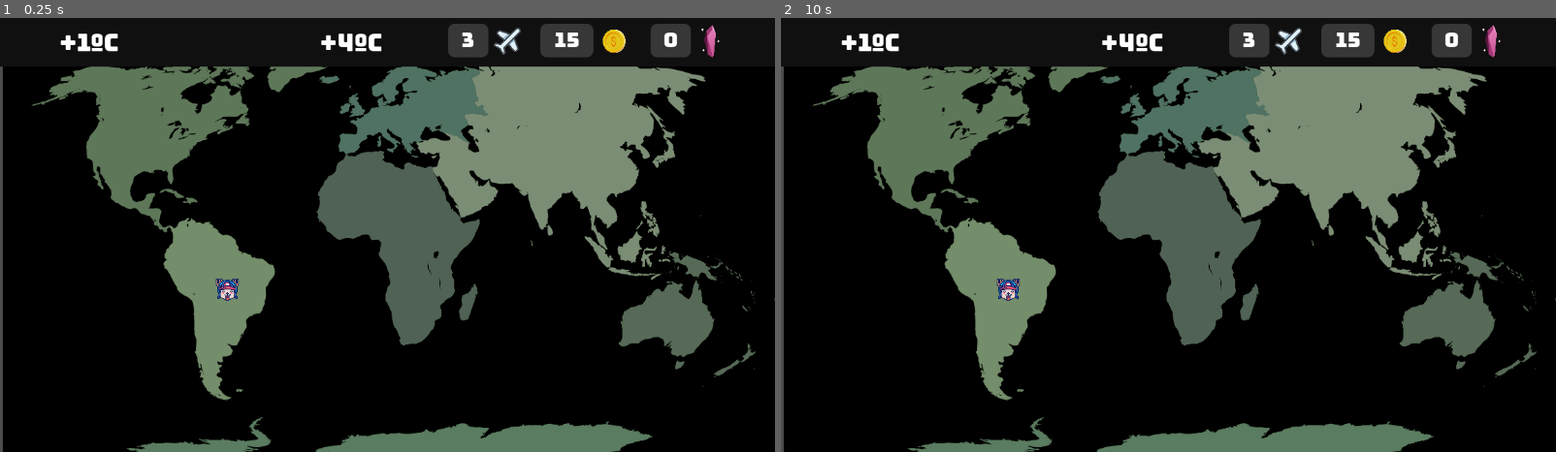
Above: before the commit, frames 1-2 (left to right).
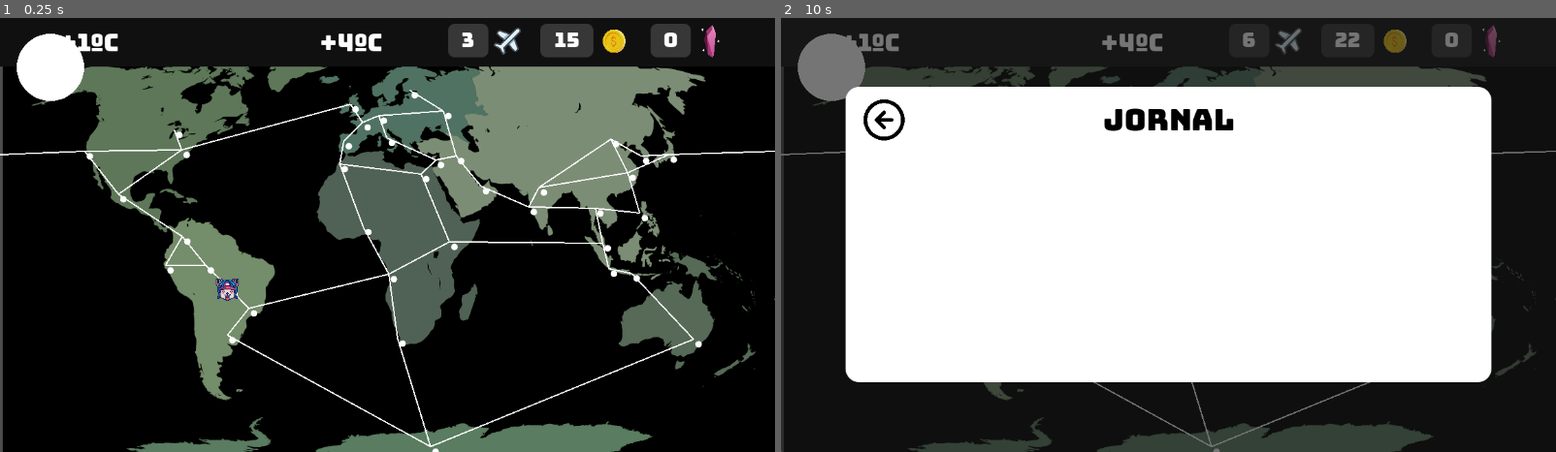
Above: after the commit, the same moments.

Repository: CarolCoCe/GreenGame
Game: Godot game, scene res://main/scene/main.tscn
Two runs of this game, one before a commit and one after it. Both use one fixed random seed, a clock stepped at 60 frames per second and the inputs below.
Inputs (mouse positions are in pixels of both pictures, inside the frame that each line leads up to):
- Up to frame 1 (0.25 s): no input
- Up to frame 2 (10 s): click (998, 230) at 0.52 s; click (1215, 451) at 1.27 s; click (1246, 161) at 2.02 s; click (1416, 278) at 2.77 s; click (1377, 213) at 3.52 s; click (1168, 122) at 4.27 s; click (967, 243) at 5.02 s; click (1013, 291) at 5.77 s; click (1013, 339) at 6.52 s; click (1207, 178) at 7.27 s; click (1122, 169) at 8.02 s; click (1184, 343) at 8.77 s; click (905, 200) at 9.52 s

The runs differ from the first frame. In frame 1, 3.3% of the frame differs, in the area x 0-100%, y 3-100%; in frame 2, 64%, in the area x 0-100%, y 1-100%.

Commit message:
Agora o grafoMapa ta aparecendo. Fazendo testes com o button de cidade

Diff:
--- a/main/scene/main.tscn
+++ b/main/scene/main.tscn
@@ -9,6 +9,7 @@
 [ext_resource type="PackedScene" uid="uid://bveme6eus57s2" path="res://player/scene/player.tscn" id="4_yis4t"]
 [ext_resource type="Texture2D" uid="uid://cd1anvues3yo6" path="res://assets/Icon-kgem2.png" id="6_8k8il"]
 [ext_resource type="PackedScene" uid="uid://e41uscdwo833" path="res://Painel - global/painel.tscn" id="8_ci4yx"]
+[ext_resource type="Texture2D" uid="uid://du3s83mdpsr5k" path="res://assets/WhiteCircle.png" id="10_1x1vj"]
 
 [sub_resource type="StyleBoxFlat" id="StyleBoxFlat_v0tia"]
 bg_color = Color(1, 1, 1, 0.164706)
@@ -30,7 +31,7 @@
 offset_bottom = 74.0
 
 [node name="Timer" type="Timer" parent="."]
-wait_time = 40.0
+wait_time = 10.0
 autostart = true
 
 [node name="Label-plane" type="Label" parent="."]
@@ -110,4 +111,11 @@
 visible = false
 z_index = 2
 
+[node name="TextureButton" type="TextureButton" parent="."]
+clip_contents = true
+custom_minimum_size = Vector2(640, 640)
+offset_right = 40.0
+offset_bottom = 40.0
+texture_normal = ExtResource("10_1x1vj")
+
 [connection signal="timeout" from="Timer" to="." method="_on_timer_timeout_rodada"]
--- a/main/scripts/WorldMap.gd
+++ b/main/scripts/WorldMap.gd
@@ -16,10 +16,9 @@
 	circleCity.texture_normal = texture
 	circleCity.position = city.positionMap
 	circleCity.visible = true
-	circleCity.z_index= 1
+	circleCity.clip_contents = true
 	add_child(circleCity)
-	#print("uma cidade foi adicionada e desenhada")
-	#print(circleCity.is_visible_in_tree())
+
 
 func add_city_connection (cityA : City, cityB : City):
 	if (cityA.connections.find(cityB) == -1):
@@ -33,7 +32,6 @@
 			lineFlights.width = 2
 			add_child(lineFlights)
 
-			print("desenhei linha")
 		else:
 			var lineFlights1 = Line2D.new()
 			var lineFlights2 = Line2D.new()
--- a/main/scripts/main.gd
+++ b/main/scripts/main.gd
@@ -8,7 +8,7 @@
 
 
 func _ready():
-	var worldMap = WorldMap.new()
+	var worldMap = $WorldMap
 	$"Label-plane".text = str(player._getflights())
 	$"Label-coins".text = str(player._getcoins())
 	$"Label-kgem".text = str(player._getknowledgeGems())
@@ -48,7 +48,6 @@
 
 
 func _on_timer_timeout_rodada():
-	print("acabou os 4 min")
 
 	var valueplane = player._getflights() + 3
 	player._setflights(valueplane)
Not shown: 1 places in main/scene/main.tscn that only renumber resources
